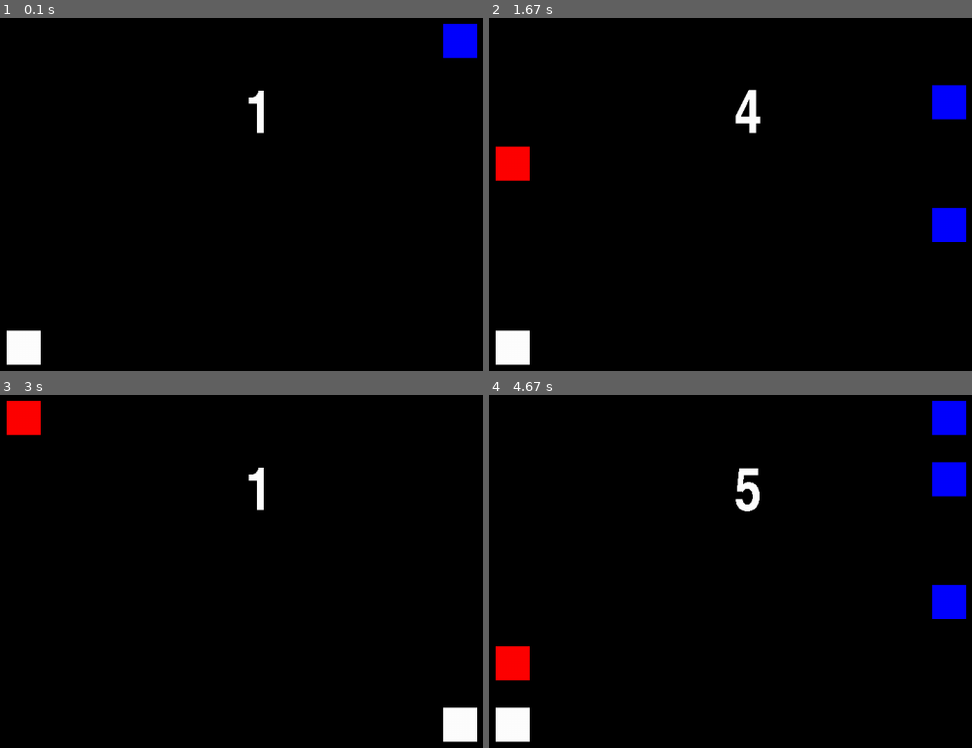
Above: before the commit, frames 1-4 (two rows, left to right).
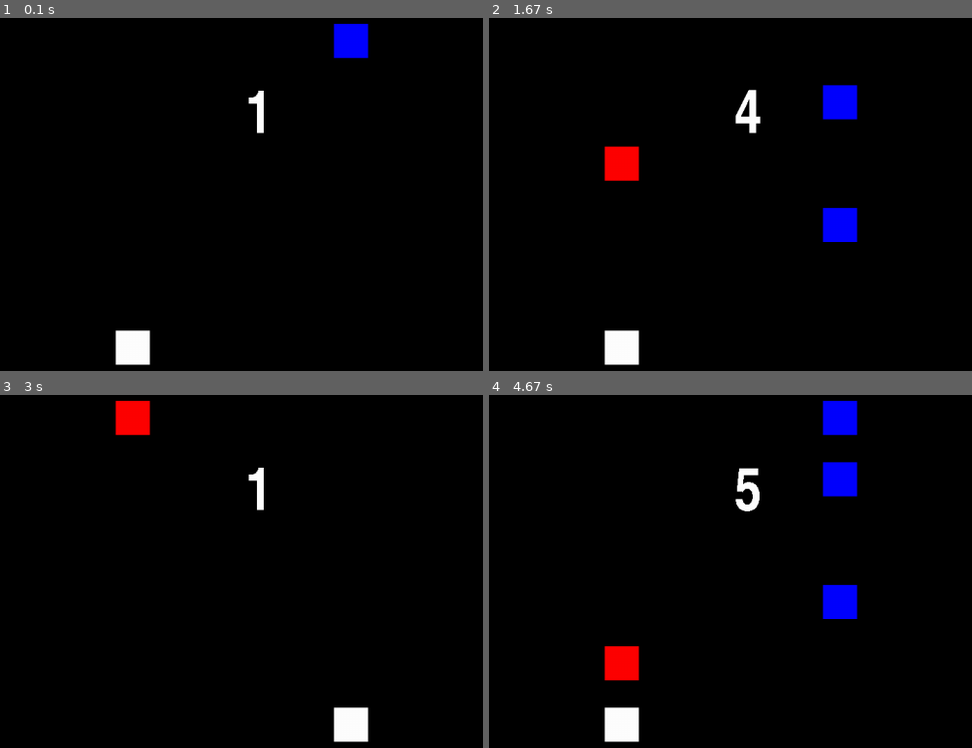
Above: after the commit, the same moments.

Repository: DoubtingFive/Python
Game: pygame game, started from Pygame/block.py
Same seed, same stepped clock (60 frames per second), same inputs: the game is played once before the commit and once after it.
Inputs:
- Up to frame 1 (0.1 s): no input
- Up to frame 2 (1.67 s): hold Right 0.33-0.8 s; hold Right 0.83-1.3 s; hold Left from 1.33 s (still down)
- Up to frame 3 (3 s): release Left at 1.87 s; hold Left 1.9-2.3 s; hold Right 2.33-2.97 s
- Up to frame 4 (4.67 s): hold Left 3-3.47 s; hold Right 3.5-3.97 s; hold Right 4-4.47 s; hold Left from 4.5 s (still down)

The runs differ from the first frame. In frame 1, 2.9% of the frame differs, in the area x 1-99%, y 1-99%; in frame 2, 5.7%; in frame 3, 2.9%; in frame 4, 7.1%.

Commit message:
Update block.py

Diff:
--- a/Pygame/block.py
+++ b/Pygame/block.py
@@ -6,11 +6,13 @@
 screenY = 720
 screen = display.set_mode((screenX, screenY))
 
+blockY = (screenY/4)*3-50
+
 font.init()
 text_font = font.SysFont('impact', 80)
 
-leftSide = screenX/4-50
-rightSide = (screenX/4)*3-50
+leftSide = (screenX/8)*3-50
+rightSide = (screenX/8)*5-50
 
 clock = time.Clock()
 running = True
@@ -65,10 +67,10 @@
         if e.type == QUIT:
             running = False
         if e.type == KEYDOWN:
-            if e.key == K_LEFT:
+            if e.key == K_LEFT or e.key == K_a or e.key == K_s:
                 isLeft = True
                 Obstacle()
-            if e.key == K_RIGHT:
+            if e.key == K_RIGHT or e.key == K_l or e.key == K_k:
                 isLeft = False
                 Obstacle()
 
@@ -76,11 +78,11 @@
     for x in obstacles:
         draw.rect(screen,x[2],Rect(x[0],x[1]-50,50,50))
     if isLeft:
-        draw.rect(screen,colors[1],Rect(leftSide,(screenY/4)*3-50,50,50))
+        draw.rect(screen,colors[1],Rect(leftSide,blockY,50,50))
         if leftDanger and isGame:
             Reset()
     else:
-        draw.rect(screen,colors[1],Rect(rightSide,(screenY/4)*3-50,50,50))
+        draw.rect(screen,colors[1],Rect(rightSide,blockY,50,50))
         if rightDanger and isGame:
             Reset()
     text_surface = text_font.render(str(score), False, colors[1])
